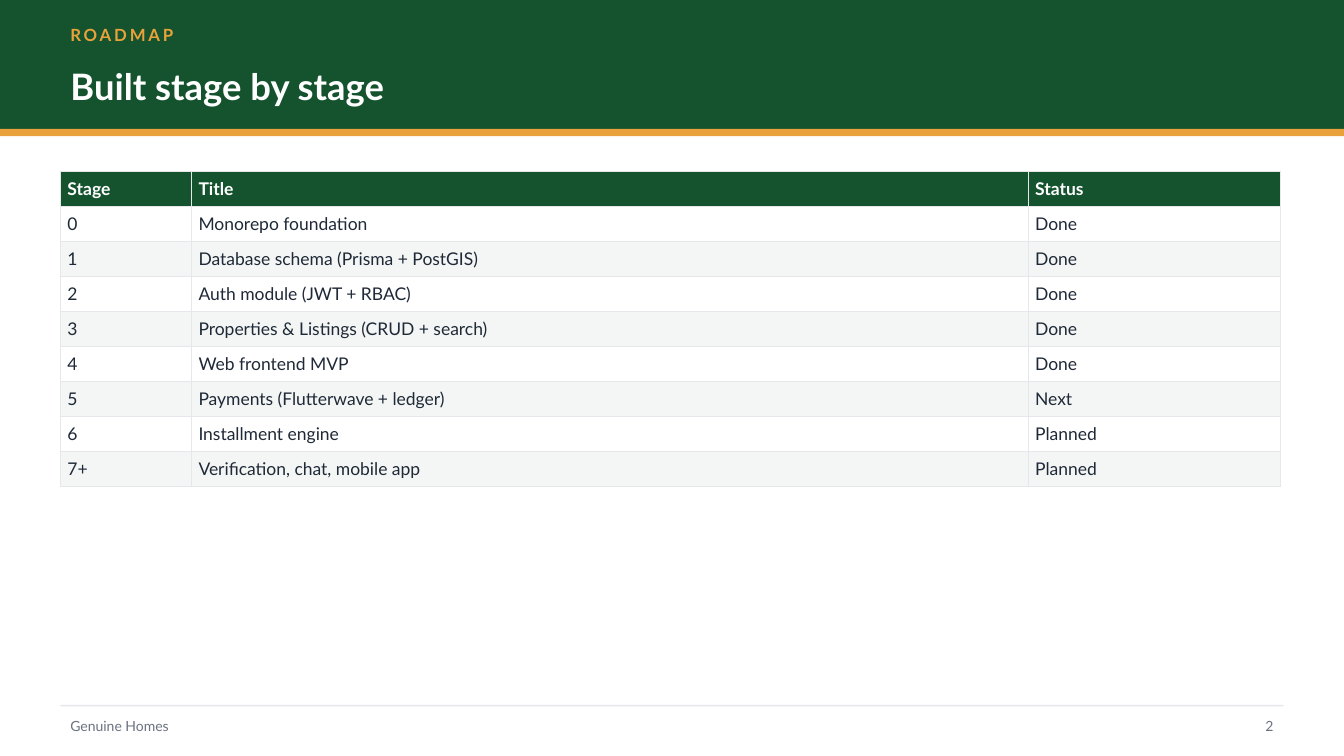
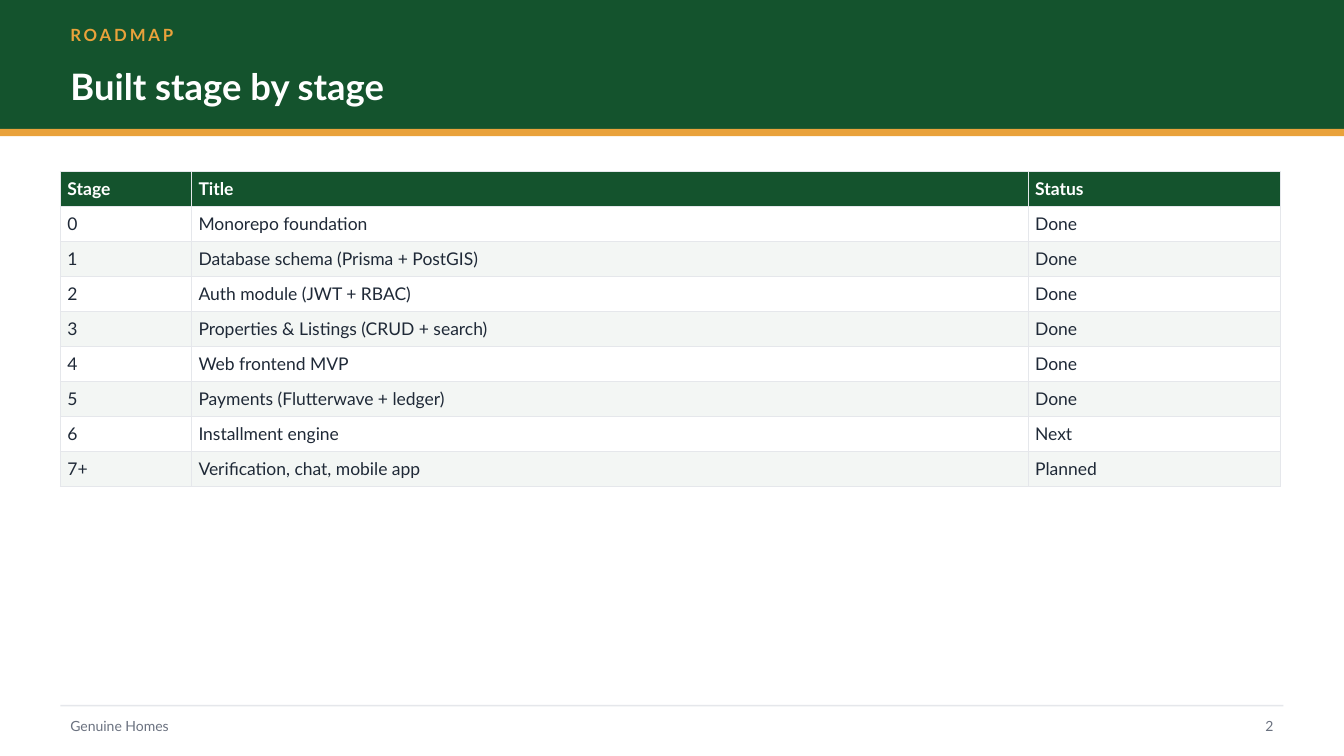
Before and after one commit to Mundesdaniel/Genuine-Homes, a slide deck: slide 3 of docs/presentations/00-genuine-homes-overview.pptx. Drawn at 1344x756 pixels with LibreOffice and Linux fonts; fonts in the diff are those of the drawing. Boxes give left, top, right and bottom in pixels: in the first picture for what was removed or moved away, otherwise in the second. Text is boxed around its words. In the diff, an @@ line names an element or a change of style, - is before the commit and + after.

```diff
--- a/docs/presentations/00-genuine-homes-overview.pptx
+++ b/docs/presentations/00-genuine-homes-overview.pptx
@@ table at (60, 171, 1280, 482) @@
-row 7, column 3: Next
+row 7, column 3: Done
-row 8, column 3: Planned
+row 8, column 3: Next
```
Also in this commit, not shown: 25 other files.
